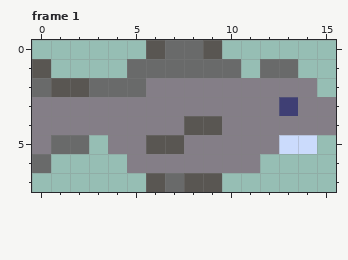
Two versions of one pixel-art file, Assets/Sprites & Tiles/Sprites/fish.aseprite. The picture above is the old version.
16x8 pixels, 1 frame. Shown: frame 1. The commit also changed other frames, which this record leaves out.
And afterwards:
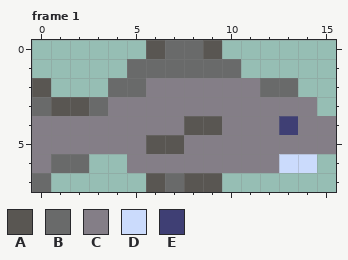
Palette (. is transparent): A #595652  B #696a6a  C #847e87  D #cbdbfc  E #3f3f74
Difference:
--- frame 1
@@ x 0..15 @@
 0 ......ABBA......
-1 A....BBBBBB.BB..
-2 BAABBBCCCCCCCCC.
-3 CCCCCCCCCCCCCECC
-4 CCCCCCCCAACCCCCC
-5 CBB.CCAACCCCCDD.
-6 B....CCCCCCC....
-7 ......ABAA......
+1 .....BBBBBB.....
+2 A...BBCCCCCCBB..
+3 BAABCCCCCCCCCCC.
+4 CCCCCCCCAACCCECC
+5 CCCCCCAACCCCCCCC
+6 CBB..CCCCCCCCDD.
+7 B.....ABAA......
Where, in picture pixels (left, top, right, bottom), the same in both pictures:
changed: (32, 59, 108, 192)
changed: (260, 59, 336, 173)
